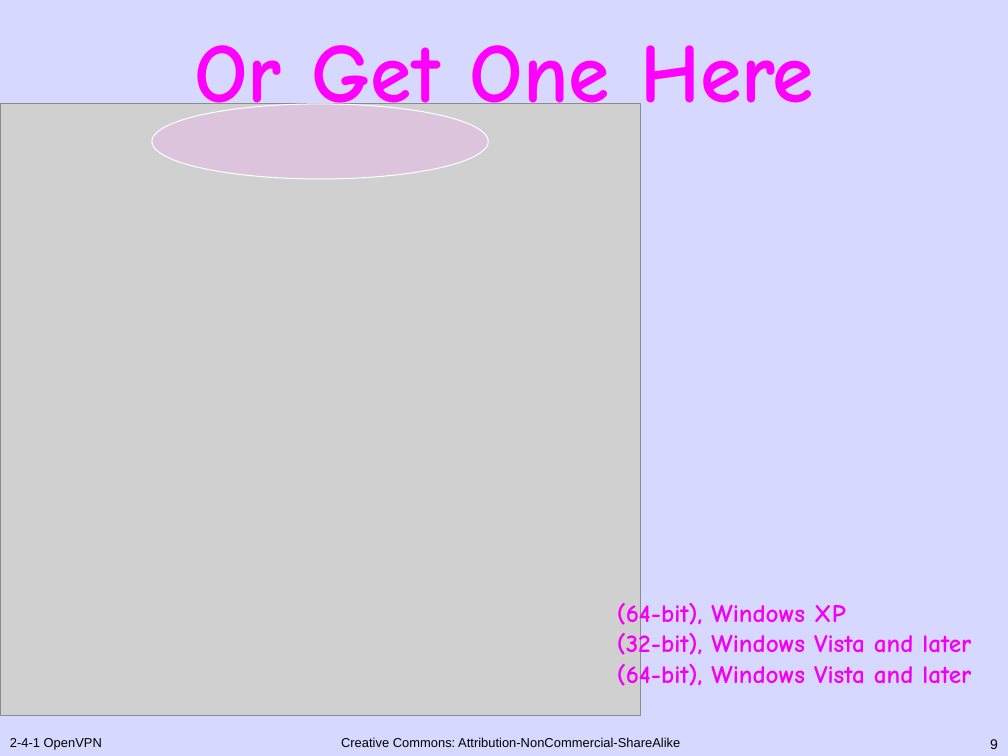
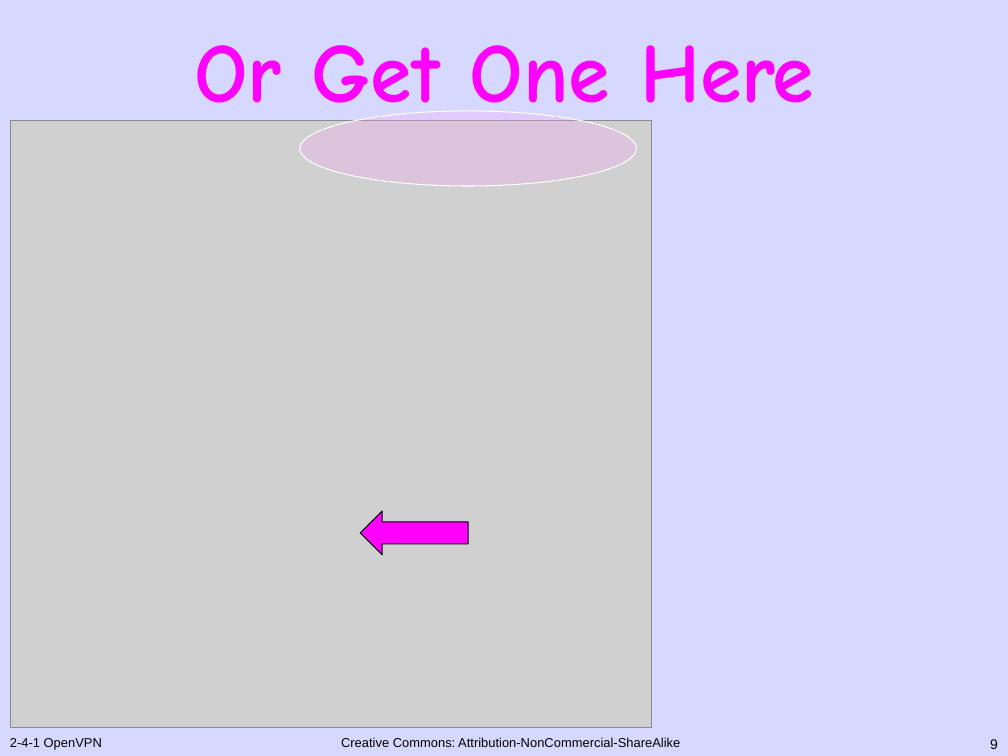
Before and after one commit to randyqx/apricot-sec2019, a slide deck: slide 9 of 2-4-1 OpenVPN lab.ppt. Drawn at 1008x756 pixels with LibreOffice and Linux fonts; fonts in the diff are those of the drawing; grey boxes stand for pictures. Boxes give left, top, right and bottom in pixels: in the first picture for what was removed or moved away, otherwise in the second. Text is boxed around its words. In the diff, an @@ line names an element or a change of style, - is before the commit and + after.

```diff
--- a/2-4-1 OpenVPN lab.ppt
+++ b/2-4-1 OpenVPN lab.ppt
@@ ellipse: place and size @@
-ellipse at (152,104,489,178)
+ellipse at (300,111,637,185)
@@ picture: place and size @@
-picture at (0,104,640,716)
+picture at (11,121,652,727)
@@ left arrow added at (360,511,468,555), fill #FF02FF, outline #000000 0.74 pt @@
@@ text removed at (617,600,971,691) @@
-(64-bit), Windows XP
-(32-bit), Windows Vista and later
-(64-bit), Windows Vista and later
```
Also in this commit, not shown: 2 other slides changed, 1 other file.
